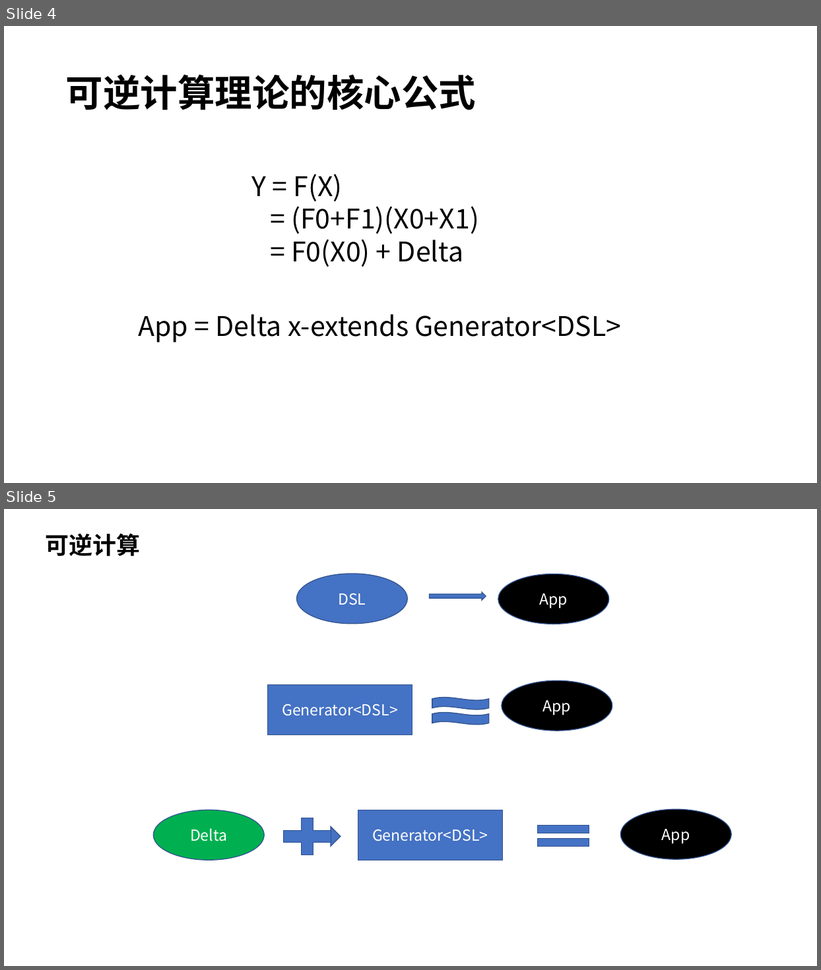
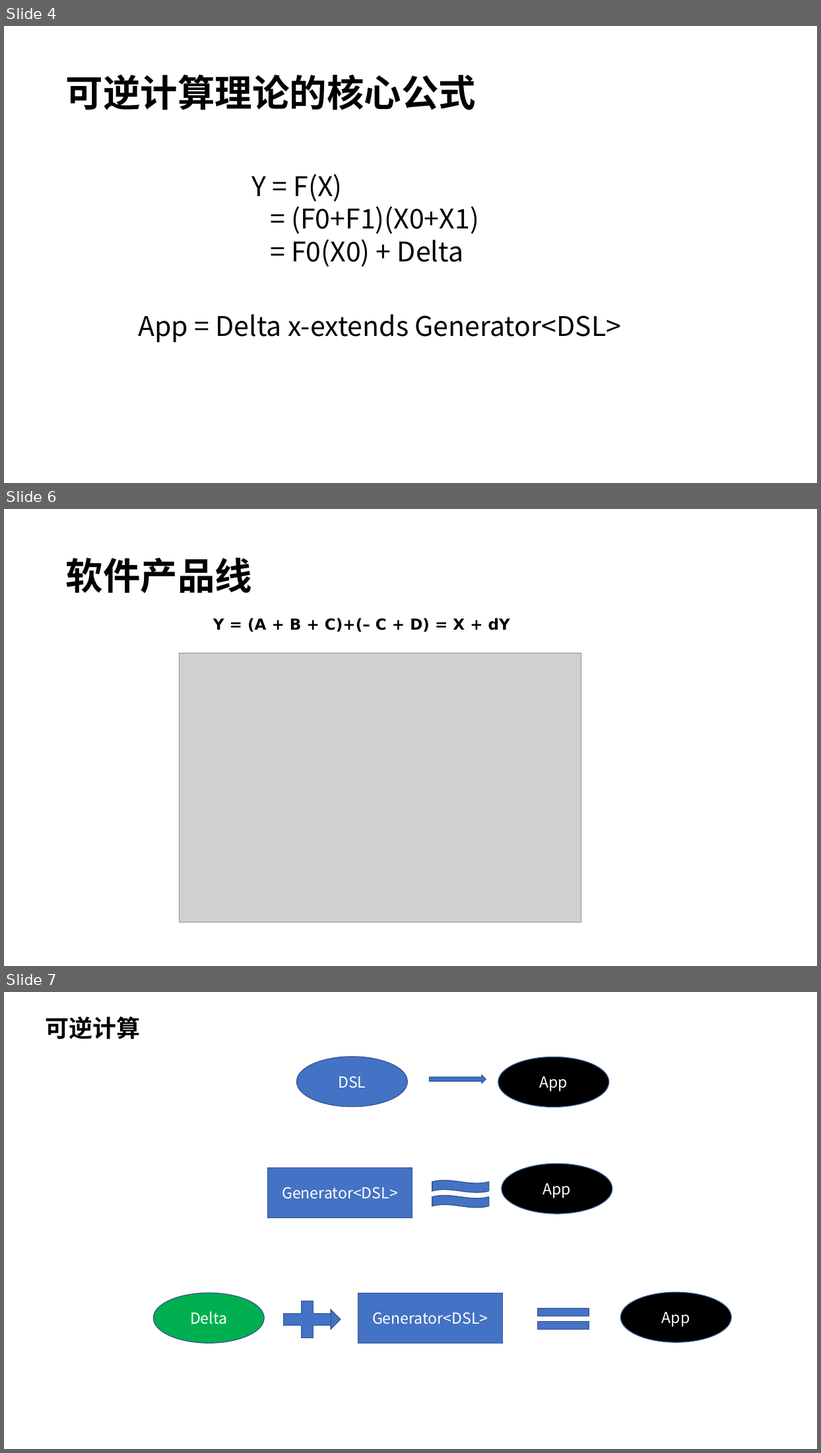
Before and after one commit to entropy-cloud/nop-entropy, a slide deck: docs/ppt/nop-platform.pptx. Shown one above the other, each under a label of ours: slides 4 and 5 before the commit, slides 4, 6 and 7 after it; the slides between them are not shown. The pictures are 821x970 and 821x1453 pixels, drawn with LibreOffice and Linux fonts; fonts in the diff are those of the drawing; grey boxes stand for pictures. Boxes give left, top, right and bottom in pixels: in the first picture for what was removed or moved away, otherwise in the second. Text is boxed around its words. In the diff, an @@ line names an element or a change of style, - is before the commit and + after.

```diff
--- a/docs/ppt/nop-platform.pptx
+++ b/docs/ppt/nop-platform.pptx
@@ slide 6 added at [4, 509, 817, 966], background #FFFFFF @@
@@ title added at [66, 558, 252, 593], 44 pt, text #000000, bold @@
+软件产品线
@@ text added at [213, 618, 510, 632], 18 pt, text #000000, bold @@
+Y = (A + B + C)+(– C + D) = X + dY
@@ picture added at [180, 654, 582, 923] @@
@@ what was slide 5 is now slide 7 @@
```
Also in this commit, not shown: 2 slides changed, 1 other slide added, 3 other files.
